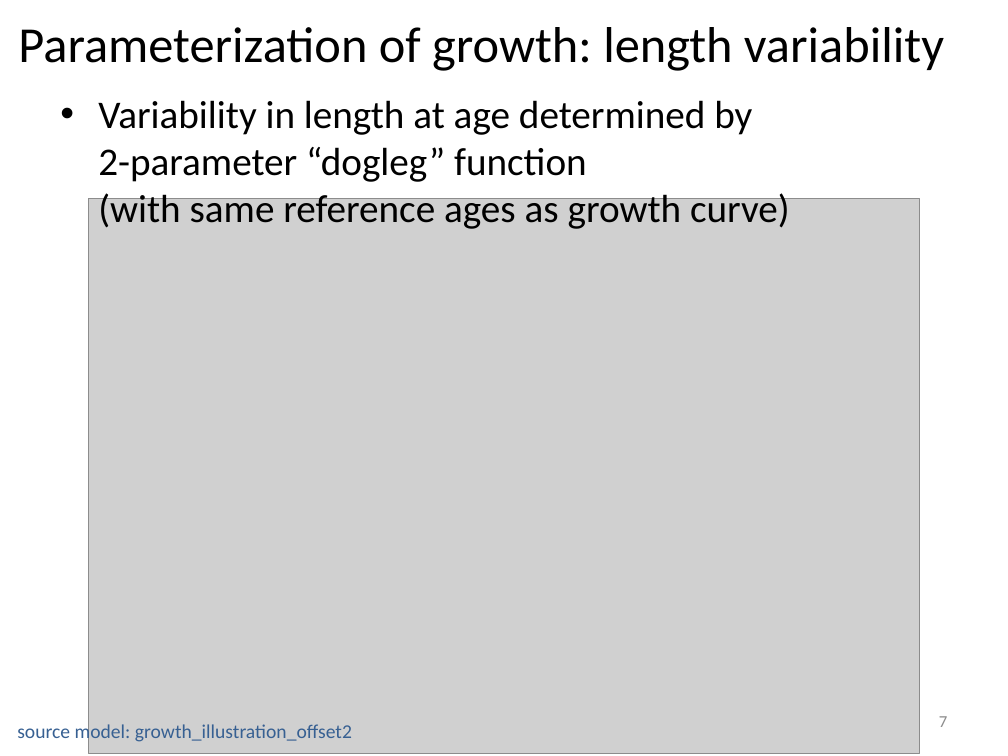
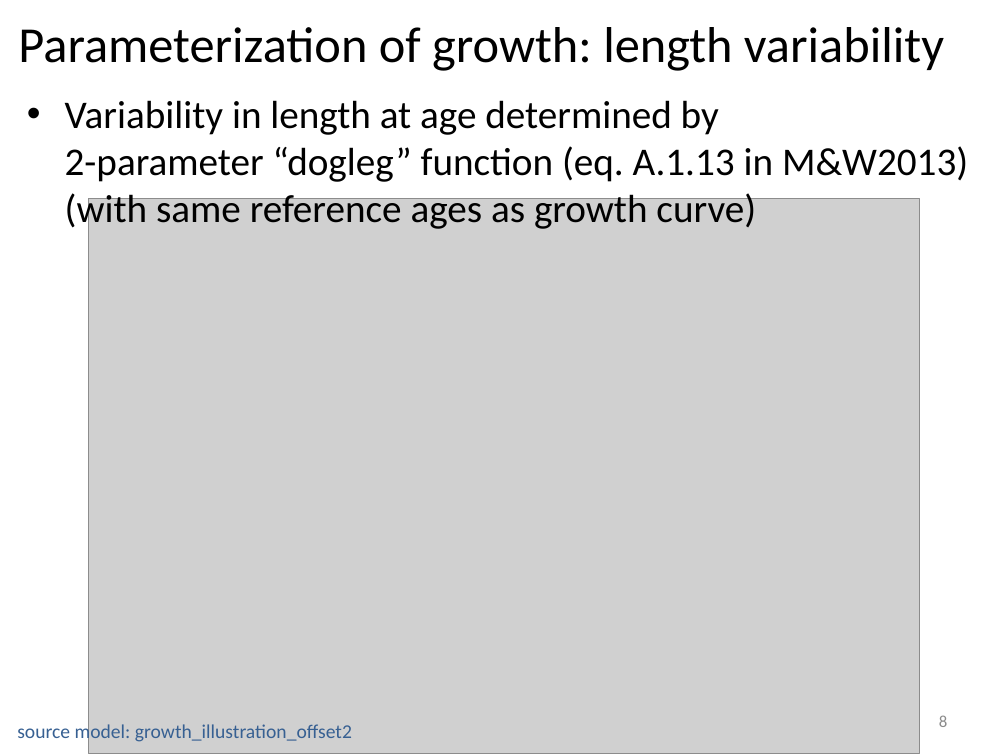
Before and after one commit to iantaylor-NOAA/SSgrowth, a slide deck: slide 8 of Modeling growth in SS.pptx (slide 7 before the commit). Drawn at 1008x756 pixels with LibreOffice and Linux fonts; fonts in the diff are those of the drawing; grey boxes stand for pictures. Boxes give left, top, right and bottom in pixels: in the first picture for what was removed or moved away, otherwise in the second. Text is boxed around its words. In the diff, an @@ line names an element or a change of style, - is before the commit and + after.

```diff
--- a/Modeling growth in SS.pptx
+++ b/Modeling growth in SS.pptx
@@ text at <box>65,100,968,232</box>: text changed @@
-• Variability in length at age determined by
-  2-parameter “dogleg” function
-  (with same reference ages as growth curve)
+• Variability in length at age determined by
+  2-parameter “dogleg” function (eq. A.1.13 in M&W2013)
+  (with same reference ages as growth curve)
@@ page number at <box>939,715,947,727</box>: text changed @@
-7
+8
```
Also in this commit, not shown: 2 other slides changed, 2 slides added, 1 other file.
